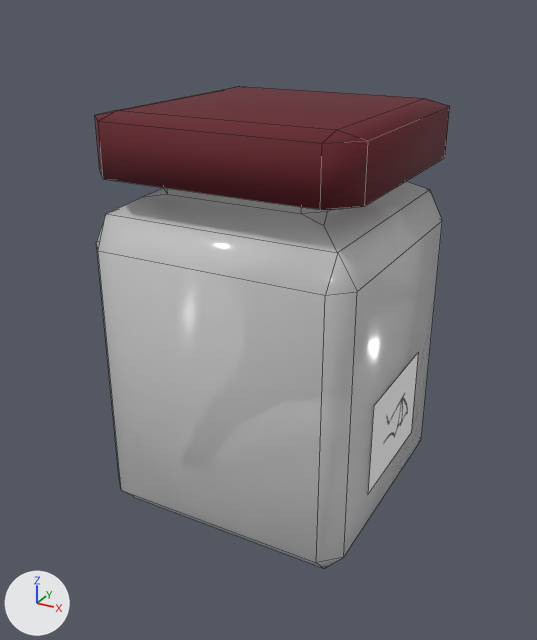
A saved change to the FBX model Assets/Models/Ingredients/Batwing.fbx.
Before and after are seen from a 50 mm lens placed at (3.02, -5.74, 4.63), pointed at (-0.05, -0.16, 1.84). Every picture has the same lights, and +X, +Y and +Z are marked at lower left. Mesh edges are drawn as thin lines. Where no turn or scale is listed for an object, it has been applied to the vertices.

The older version as bpy lines, for what is in view:
```python
me_cube_002 = bpy.data.meshes.new('Cube.002')
me_cube_002.from_pydata(...)  # 24 vertices, 26 faces; spans x -1.22..1.16, y -1.2..1.18, z 3.21..3.77
me_cube_002.materials.append(mat_jarcap)  # dark red #621421
me_cube_004 = bpy.data.meshes.new('Cube.004')
me_cube_004.from_pydata(...)  # 88 vertices, 90 faces; spans x -1.26..1.17, y -1.22..1.22, z 0.02..3.54
me_cube_004.materials.append(mat_glassjar)  # white #f2f2f2
me_plane = bpy.data.meshes.new('Plane')
me_plane.from_pydata(...)  # 4 vertices, 1 face; spans x 1.186, y -0.581..0.581, z 0.572..1.473
me_plane.materials.append(mat_labeltooth1)  # picture img_labelbatwing_png
ob_cap = bpy.data.objects.new('Cap', me_cube_002)
ob_cap.location = (0.0, 0.0, 0.0)
ob_jar = bpy.data.objects.new('Jar', me_cube_004)
ob_jar.location = (0.0, 0.0, 0.0)
ob_label = bpy.data.objects.new('Label', me_plane)
ob_label.location = (0.0, 0.0, 0.0)
```
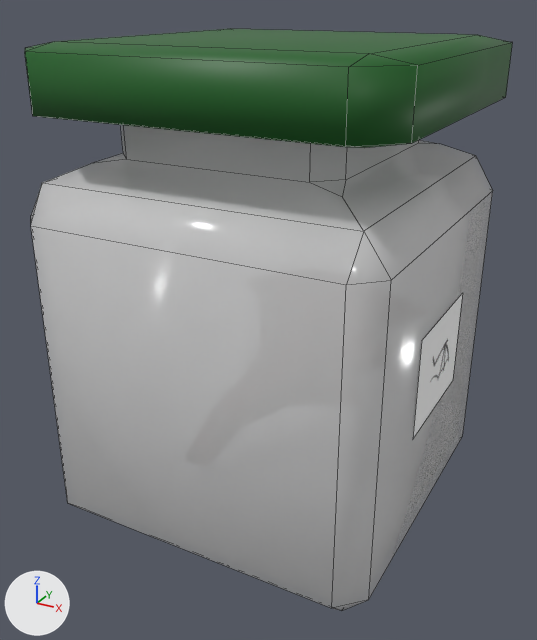
What differs and where, as boxes (x1, y1, x2, y2) in the pictures (537 x 640 px):
'Jar', reshaped (33% wider, 25% taller): before (96, 181, 442, 569); after (31, 125, 493, 611)
'CapLabel', added (green): after (25, 29, 513, 439)
'Cap', deleted: before (95, 86, 450, 210)
'Label', deleted: before (368, 353, 418, 494)

The edits, one by one:
Picture 'CapLabelBat.png' (img_caplabelbat_png) is new.
Material 'CapLabelHA' (mat_caplabelha) is new.
Its texture is img_caplabelbat_png.
me_cube_004 is used by ob_jar; location (0.0, 0.0, 0.0).
me_cube_004 had 88 vertices, 90 faces and spanned x -1.26..1.17, y -1.22..1.22, z 0.02..3.54.
me_cube_004 now has 88 vertices, 90 faces and spans x -1.66..1.53, y -1.59..1.59, z -0.02..3.91.
me_cube_004 part 1: 88 of 88 vertices moved; they spanned x -1.26..1.17, y -1.22..1.22, z 0.02..3.54 and now span x -1.66..1.53, y -1.59..1.59, z -0.02..3.91; mean shift (-0.02, 0.0, 0.22); largest move (-1.26, -1.04, 2.66) -> (-1.66, -1.37, 2.92).
Mesh me_plane_1 is new.
It has 28 vertices, 27 faces and spans x -1.56..1.58, y -1.61..1.53, z 1.26..4.3.
It uses material mat_caplabelha (picture img_caplabelbat_png).
Object 'Label' (ob_label) is deleted.
Object 'Cap' (ob_cap) is deleted.
Object 'CapLabel' (ob_caplabel) is new; it shows me_plane_1.
Its location is (0.0, 0.0, 0.0).
